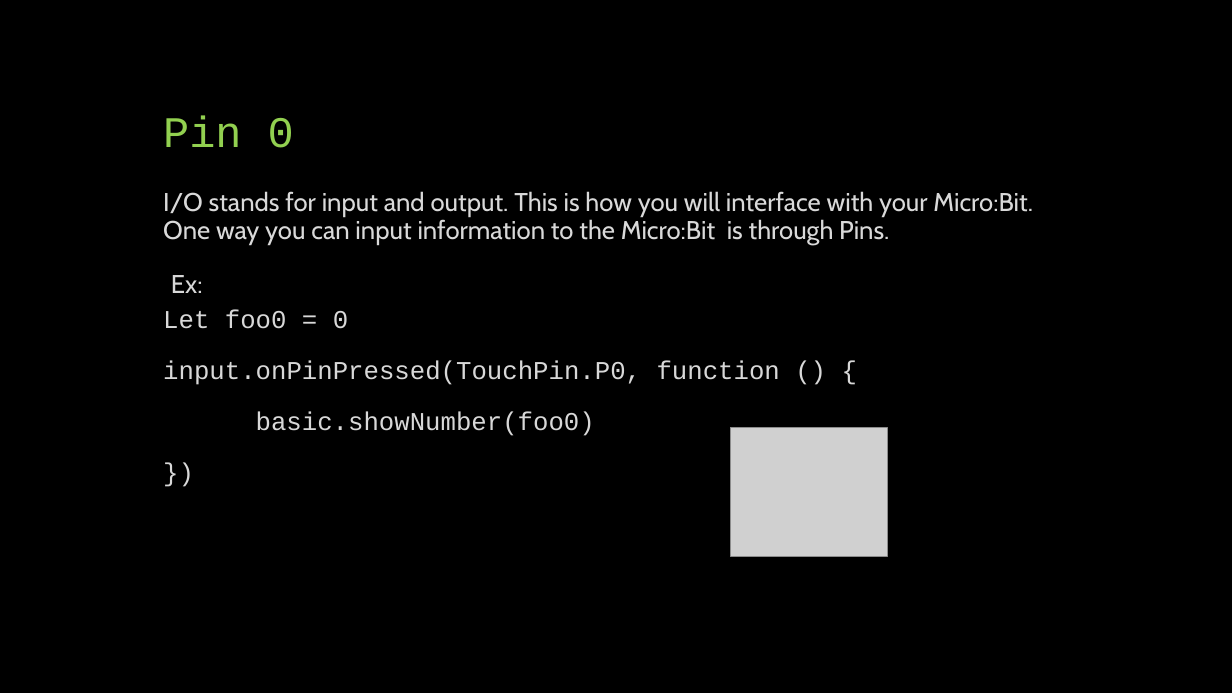
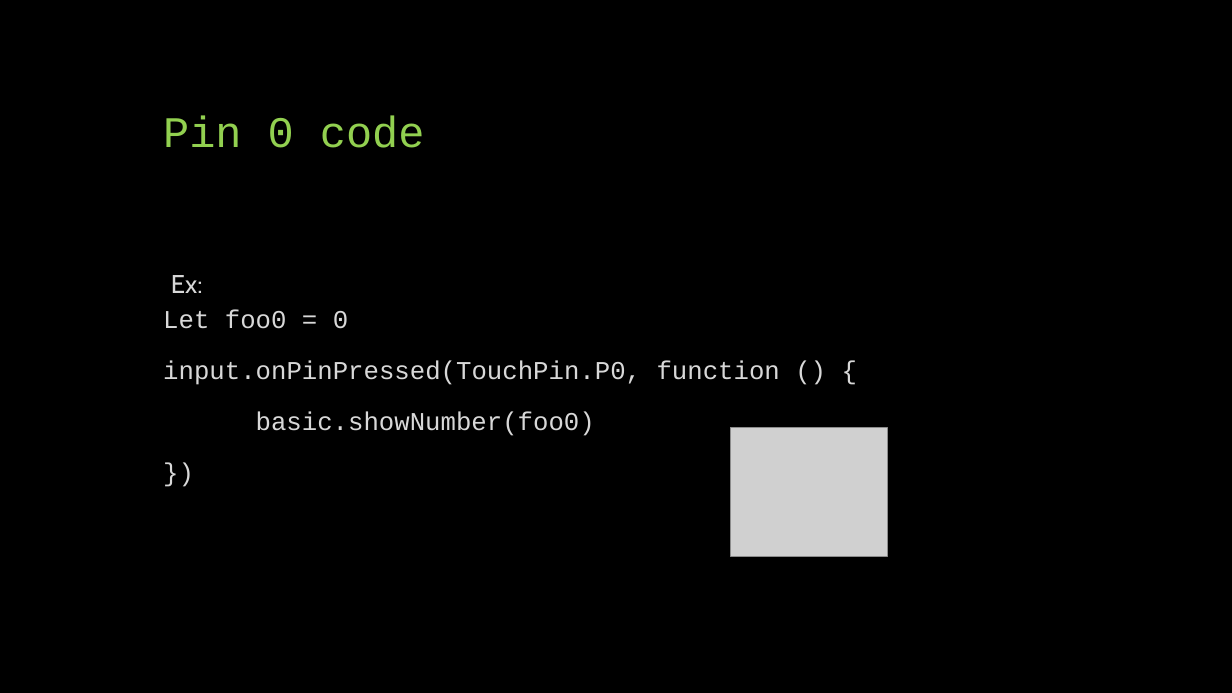
Before and after one commit to osu-hoangthu/OMSICapstoneGroup67, a slide deck: slide 16 of Alpha_Modules/2 MicroBit_Basics/Vocab/Slides/1 Vocab Basics MicroBit.pptx (slide 12 before the commit). Drawn at 1232x693 pixels with LibreOffice and Linux fonts; fonts in the diff are those of the drawing; grey boxes stand for pictures. Boxes give left, top, right and bottom in pixels: in the first picture for what was removed or moved away, otherwise in the second. Text is boxed around its words. In the diff, an @@ line names an element or a change of style, - is before the commit and + after.

```diff
--- a/Alpha_Modules/2 MicroBit_Basics/Vocab/Slides/1 Vocab Basics MicroBit.pptx
+++ b/Alpha_Modules/2 MicroBit_Basics/Vocab/Slides/1 Vocab Basics MicroBit.pptx
@@ title at (163, 115, 425, 148): text changed @@
-Pin 0
+Pin 0 code
@@ text removed at (163, 191, 1033, 245) @@
-I/O stands for input and output. This is how you will interface with your Micro:Bit. One way you can input information to the Micro:Bit is through Pins.
```
Also in this commit, not shown: 3 other slides changed, 4 slides added, 6 other files.
